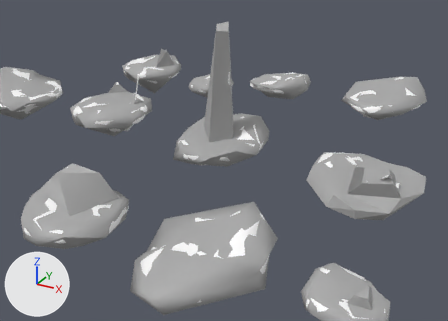
Before and after pictures for a commit that changed the FBX model src/ProjectMagma/ProjectMagma/Content/Models/Islands/all_rend_and_col.fbx.
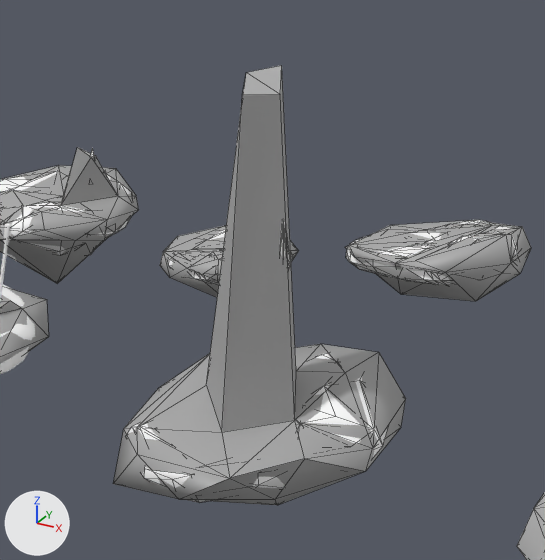
Each version is shown from a 50 mm lens placed at (0.1393, -0.2074, 0.0934), pointed at (0.0362, -0.0199, -0.0004), then close up on the part from 30% to 70% of the width and 0% to 57% of the height. Every picture has the same lights, and +X, +Y and +Z are marked at lower left. The close-ups show mesh edges as thin lines. Where no turn or scale is listed for an object, it has been applied to the vertices. Vertices at the same position are counted once.

Before the edit, the objects in view are built like this:
```python
me_grass217 = bpy.data.meshes.new('grass217')
me_grass217.from_pydata(...)  # 377 vertices, 720 faces; spans x -0.0141..0.0207, y -0.896..-0.8605, z 0.0339..0.061
me_grass217.materials.append(mat_lambert2)  # white #ffffff
me_grass3_col23 = bpy.data.meshes.new('grass3_col23')
me_grass3_col23.from_pydata(...)  # 31 vertices, 54 faces; spans x -0.0211..0.015, y -0.8926..-0.8516, z 0.034..0.0965
me_grass3_col23.materials.append(mat_lambert4)  # grey #aaaaaa
me_ice1_col31 = bpy.data.meshes.new('ice1_col31')
me_ice1_col31.from_pydata(...)  # 33 vertices, 61 faces; spans x -0.0487..-0.0129, y -0.9368..-0.8997, z 0.0673..0.0956
me_ice1_col31.materials.append(mat_lambert4)  # grey #aaaaaa
ob_grass217 = bpy.data.objects.new('grass217', me_grass217)
ob_grass217.location = (-0.0331, 0.876, -0.0403)
ob_grass3_col23 = bpy.data.objects.new('grass3_col23', me_grass3_col23)
ob_grass3_col23.location = (0.0266, 0.8714, -0.0492)
ob_ice1_col31 = bpy.data.objects.new('ice1_col31', me_ice1_col31)
ob_ice1_col31.location = (-0.0365, 1.002, -0.086)
# also in view: 'ice129' at (-0.0682, 0.0838, -0.0019); 'grass4_col27' at (0.0846, 0.0007, -0.0105); 'ice337' at (0.0176, 0.0749, 0.0021); 'ice2_col35' at (-0.0245, 0.0768, -0.0068); 'grass321' at (0.024, -0.0011, 0.0179)
```
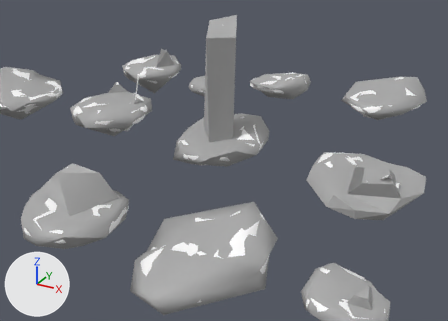
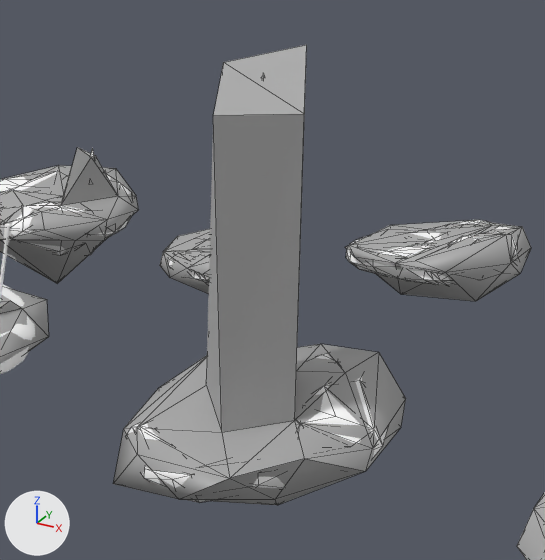
Changed parts and their boxes (x1, y1, x2, y2) in the close-ups (545 x 560 px; the box of a moved part takes in the faces that stretch with it):
'grass3_col23', reshaped
    before: (113, 65, 406, 505)
    after: (113, 45, 406, 505)
part 1 of me_grass3_col23, moved or reshaped
    before: (206, 65, 296, 432)
    after: (206, 45, 307, 432)

The change, as a list of edits to the scene's bpy script:
```text
Change me_grass3_col23:
    where me_grass3_col23.from_pydata(...)  # 31 vertices, 54 faces; spans x -0.0211..0.015, y -0.8926..-0.8516, z 0.034..0.0965
    used by ob_grass3_col23; location = (0.0266, 0.8714, -0.0492)
    me_grass3_col23 part 1
    me_grass3_col23.vertices[27].co: (-0.0021, -0.8764, 0.0934) -> (-0.0043, -0.8798, 0.0913)  # pixel (242, 94) -> pixel (213, 115)
    me_grass3_col23.vertices[28].co: (-0.0039, -0.8723, 0.0953) -> (-0.0085, -0.87, 0.0958)  # pixel (246, 72) -> pixel (223, 62)
    me_grass3_col23.vertices[29].co: (0.0028, -0.8756, 0.0939) -> (0.0074, -0.878, 0.0924)  # pixel (280, 94) -> pixel (304, 113)
    me_grass3_col23.vertices[30].co: (0.0006, -0.8714, 0.0965) -> (0.0023, -0.8679, 0.0986)  # pixel (281, 65) -> pixel (306, 44)
```
